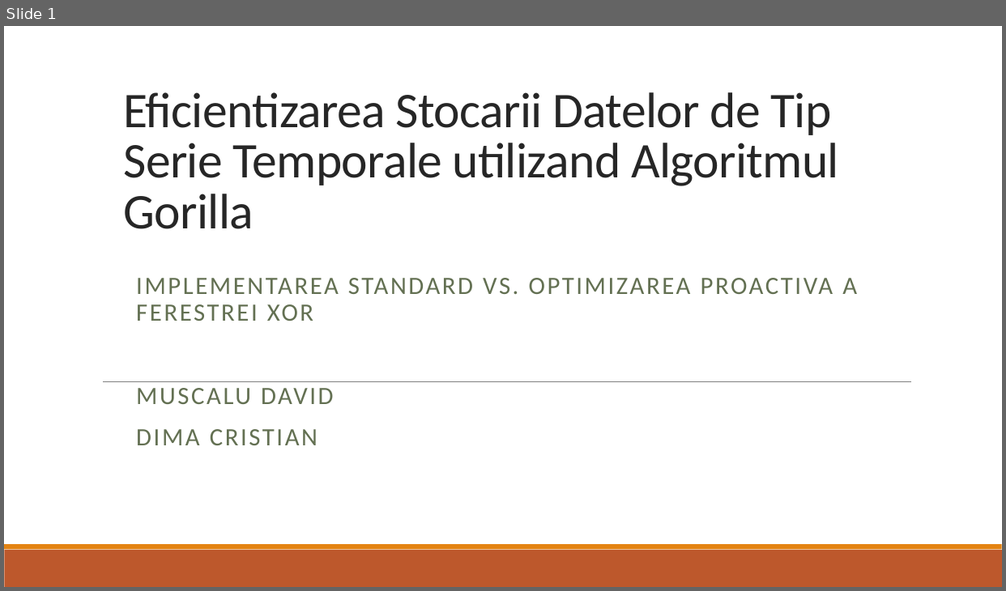
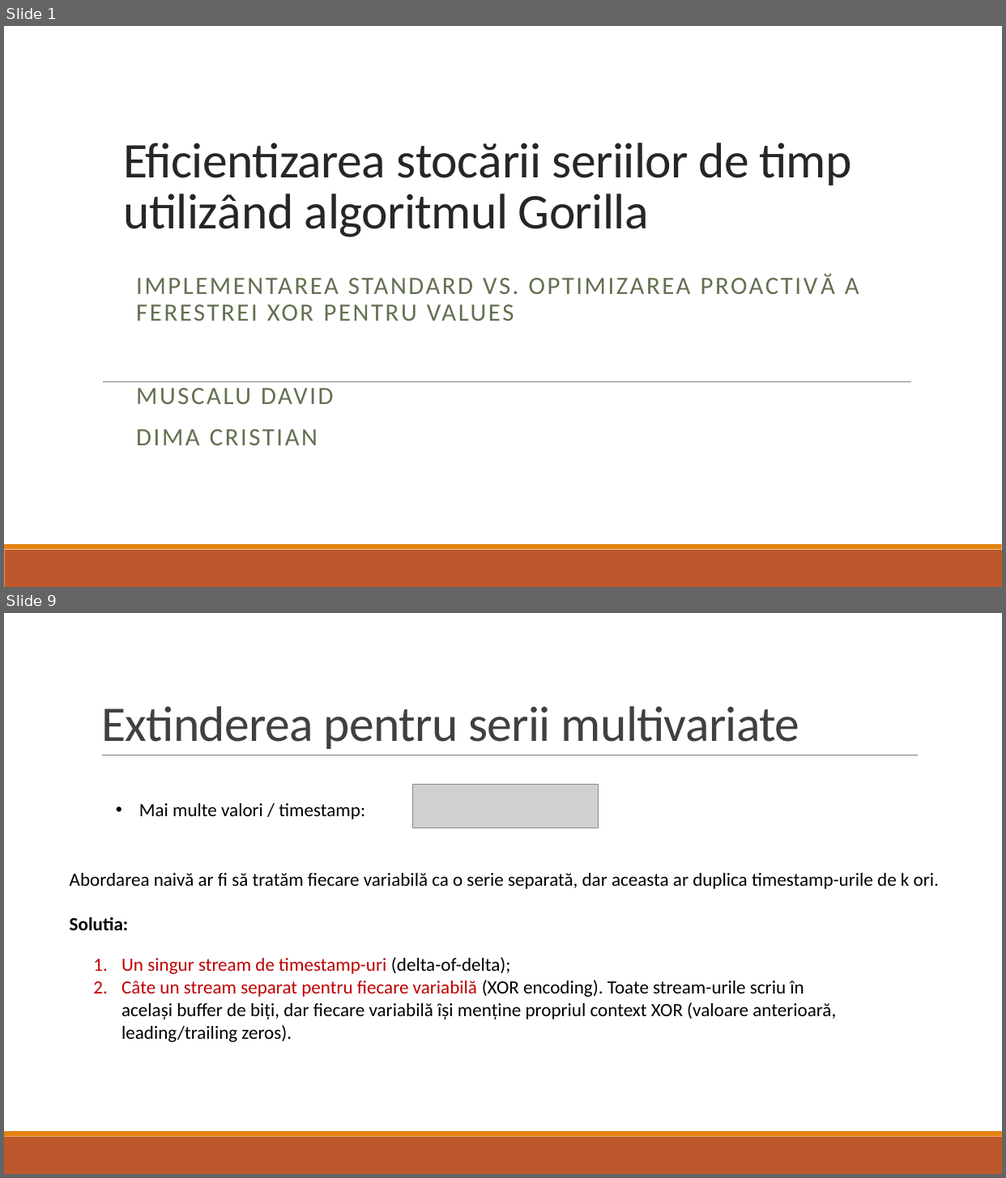
Before and after one commit to dimacul/PROIECT_PROCESAREA_SEMNALELOR, a slide deck: Eficientizarea Stocarii Datelor de Tip Serie Temporale utilizand.pptx. Shown one above the other, each under a label of ours: slide 1 before the commit, slides 1 and 9 after it; the slides between them are not shown. The pictures are 1006x591 and 1006x1178 pixels, drawn with LibreOffice and Linux fonts; fonts in the diff are those of the drawing; grey boxes stand for pictures. Boxes give left, top, right and bottom in pixels: in the first picture for what was removed or moved away, otherwise in the second. Text is boxed around its words. In the diff, an @@ line names an element or a change of style, - is before the commit and + after.

```diff
--- a/Eficientizarea Stocarii Datelor de Tip Serie Temporale utilizand.pptx
+++ b/Eficientizarea Stocarii Datelor de Tip Serie Temporale utilizand.pptx
@@ slide 9 added at (x1=4, y1=613, x2=1002, y2=1174), background #FFFFFF; not listed: 2 template elements that a slide beside it also shows @@
@@ title added at (x1=101, y1=706, x2=800, y2=749), 48 pt, text #404040 @@
+Extinderea pentru serii multivariate
@@ line added from (102, 756) to (918, 756), #808080 0.5 pt @@
@@ text added at (x1=139, y1=803, x2=365, y2=820), 18 pt, text #000000 @@
+• Mai multe valori / timestamp:
@@ picture added at (x1=413, y1=785, x2=599, y2=828) @@
@@ text added at (x1=70, y1=873, x2=939, y2=931), 18 pt, text #000000 @@
+Abordarea naivă ar fi să tratăm fiecare variabilă ca o serie separată, dar aceasta ar duplica timestamp-urile de k ori.
+Solutia:
@@ text added at (x1=121, y1=957, x2=836, y2=1042), 18 pt, text #000000 @@
+1. Un singur stream de timestamp-uri (delta-of-delta);
+2. Câte un stream separat pentru fiecare variabilă (XOR encoding). Toate stream-urile scriu în același buffer de biți, dar fiecare variabilă își menține propriul context XOR (valoare anterioară, leading/trailing zeros).
@@ slide 1 changed as well @@
@@ title at (x1=123, y1=143, x2=851, y2=237): text changed @@
-Eficientizarea Stocarii Datelor de Tip Serie Temporale utilizand Algoritmul Gorilla
+Eficientizarea stocării seriilor de timp utilizând algoritmul Gorilla
@@ subtitle at (x1=136, y1=278, x2=859, y2=321): text changed @@
-IMPLEMENTAREA STANDARD VS. OPTIMIZAREA PROACTIVA A FERESTREI XOR
+IMPLEMENTAREA STANDARD VS. OPTIMIZAREA PROACTIVĂ A FERESTREI XOR PENTRU VALUES
```
Also in this commit, not shown: 21 other slides added, 8 slides removed, 6 other files.
